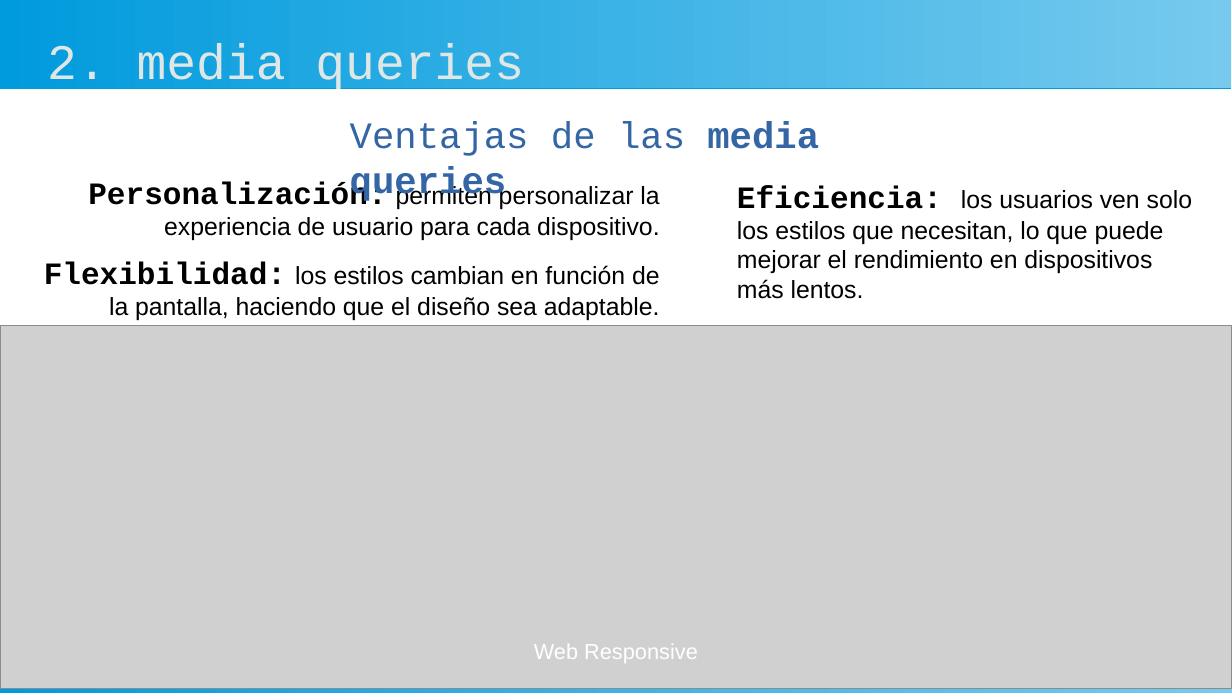
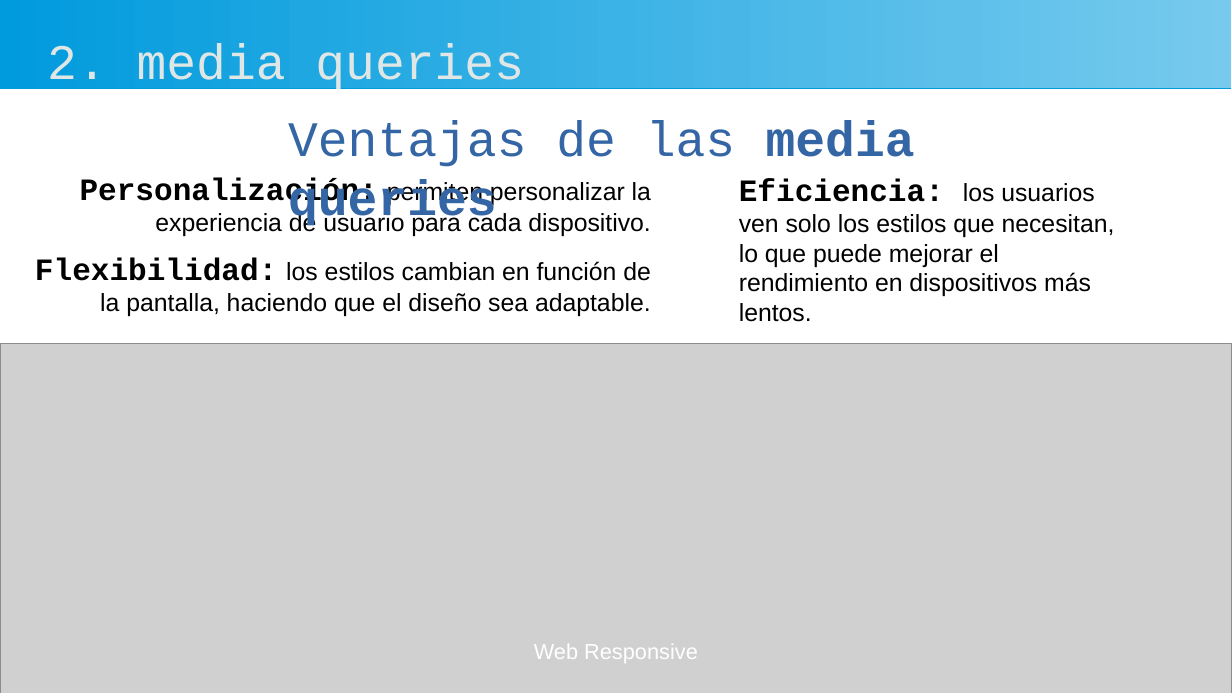
Before and after one commit to gaizkamg/HTML-CSS-Entregable, a slide deck: slide 15 of Presentacion/presentacion-responsive.odp. Drawn at 1232x693 pixels with LibreOffice and Linux fonts; fonts in the diff are those of the drawing; grey boxes stand for pictures. Boxes give left, top, right and bottom in pixels: in the first picture for what was removed or moved away, otherwise in the second. Text is boxed around its words. In the diff, an @@ line names an element or a change of style, - is before the commit and + after.

```diff
--- a/Presentacion/presentacion-responsive.odp
+++ b/Presentacion/presentacion-responsive.odp
@@ text "Personalización: permiten personalizar la experiencia ...": place and size @@
-text "Personalización: permiten personalizar la experiencia ..." at <box>44,182,660,320</box>
+text "Personalización: permiten personalizar la experiencia ..." at <box>35,177,651,316</box>
@@ text "Ventajas de las media queries": place and size @@
-text "Ventajas de las media queries" at <box>350,121,819,203</box>
+text "Ventajas de las media queries" at <box>288,120,915,230</box>
@@ text "Ventajas de las media queries" at <box>288,120,915,230</box>: size 24 to 32 pt @@
@@ text "Eficiencia: los usuarios ven solo ..." rewrapped from <box>737,185,1192,299</box> to <box>739,178,1115,322</box> @@
@@ picture: place and size @@
-picture at <box>0,325,1232,689</box>
+picture at <box>0,343,1232,693</box>
```
Also in this commit, not shown: 8 other slides changed, 5 other files.
